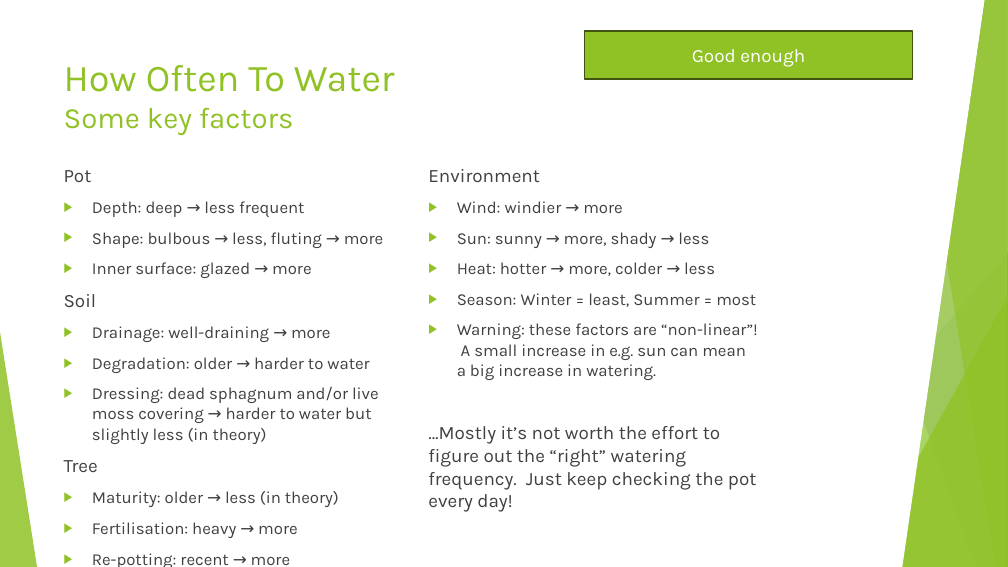
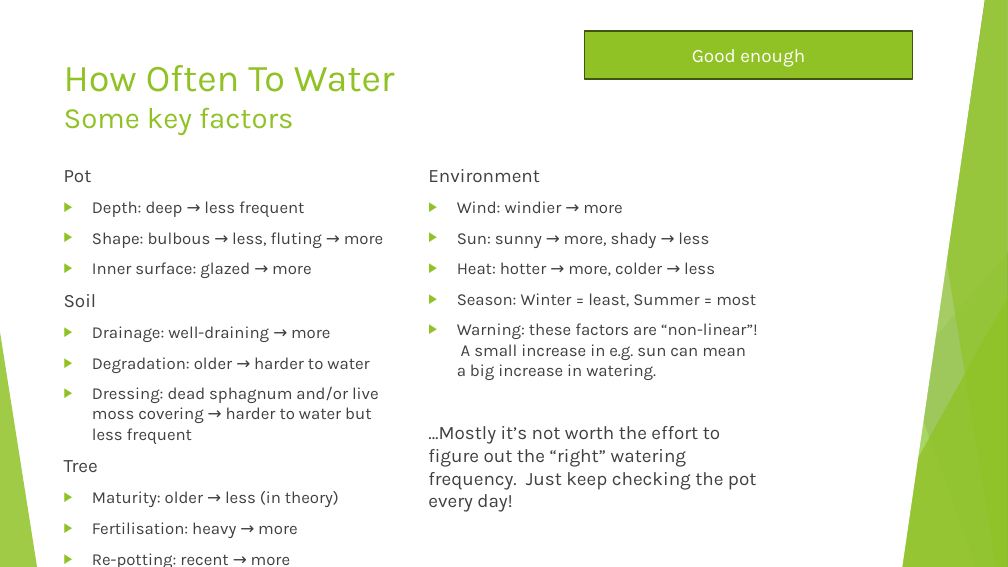
Before and after one commit to AlexLabram/Bonsai, a slide deck: slide 34 of Courseware/Bonsai On A Budget (running).pptx. Drawn at 1008x567 pixels with LibreOffice and Linux fonts; fonts in the diff are those of the drawing. Boxes give left, top, right and bottom in pixels: in the first picture for what was removed or moved away, otherwise in the second. Text is boxed around its words. In the diff, an @@ line names an element or a change of style, - is before the commit and + after.

Commit message:
Minor wording changes throughout

```diff
--- a/Courseware/Bonsai On A Budget (running).pptx
+++ b/Courseware/Bonsai On A Budget (running).pptx
@@ text at [92,386,379,444]: text changed @@
-▶ Dressing: dead sphagnum and/or live moss covering → harder to water but slightly less (in theory)
+▶ Dressing: dead sphagnum and/or live moss covering → harder to water but less frequent
```
Also in this commit, not shown: 6 other slides changed.
